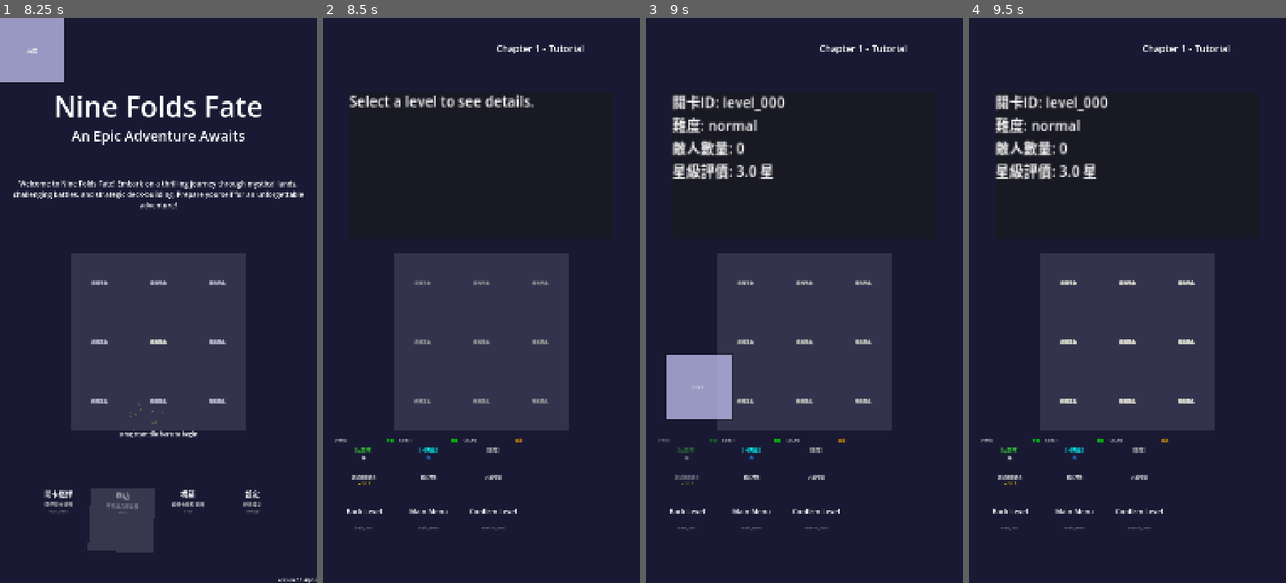
Above: before the commit, frames 1-4 (left to right).
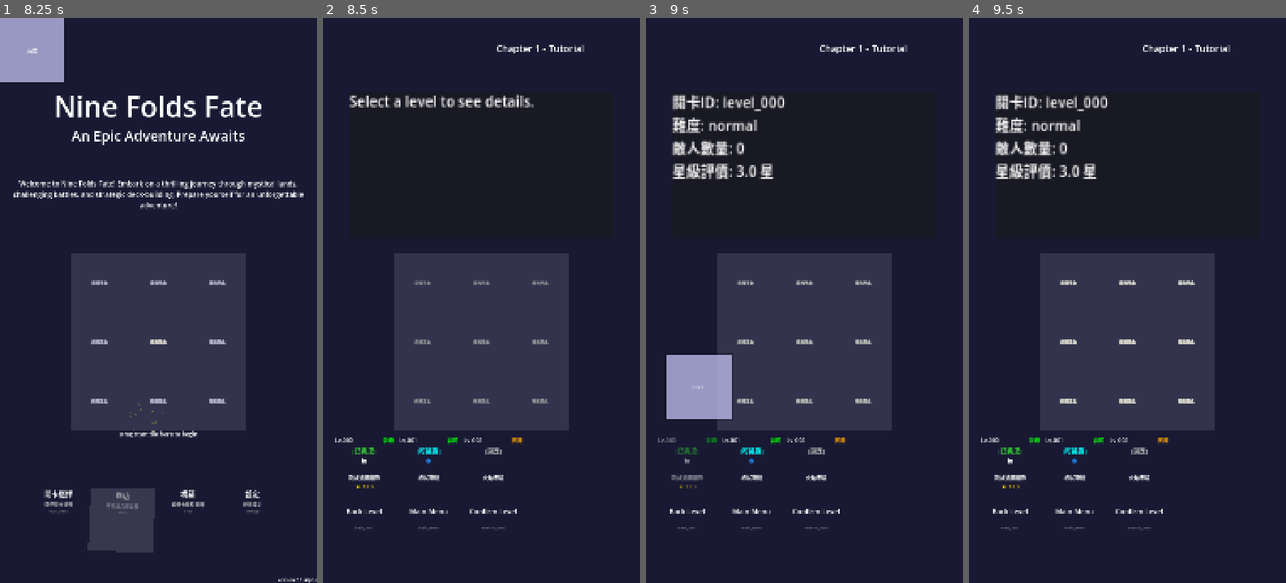
Above: after the commit, the same moments.

Repository: Chenredfish/Ninefold_Fate
Game: Godot game, scene res://main.tscn
The game is run twice, just before and just after one commit, with the same random seed, the same clock (stepped at 60 frames per second) and the same inputs.
Inputs (mouse positions are in pixels of both pictures, inside the frame that each line leads up to):
- Up to frame 1 (8.25 s): tap Enter (ui_accept) every 2.25 s from 0.5 to 7.25 s; drag from (60, 520) to (190, 176) at 0.52 s; drag from (123, 520) to (142, 413) at 1.27 s; move the mouse to (187, 520) at 2.02 s; tap 2 at 2.1 s; click (187, 520) at 2.17 s; drag from (60, 520) to (63, 215) at 2.77 s; drag from (123, 520) to (174, 300) at 3.52 s; drag from (187, 520) to (110, 159) at 4.27 s; move the mouse to (60, 520) at 5.02 s; tap R at 5.1 s; click (60, 520) at 5.17 s; drag from (123, 520) to (95, 328) at 5.77 s; drag from (187, 520) to (190, 176) at 6.52 s; drag from (60, 520) to (142, 413) at 7.27 s; move the mouse to (123, 520) at 8.02 s; tap 1 at 8.1 s; click (123, 520) at 8.17 s
- Up to frame 2 (8.5 s): no input
- Up to frame 3 (9 s): tap Enter (ui_accept) at 8.75 s; drag from (687, 464) to (709, 215) at 8.77 s
- Up to frame 4 (9.5 s): no input

Frame 1 is identical in both runs. In frame 2, 0.6% of the frame differs, in the area x 3-63%, y 74-84%; in frame 3, 0.6%; in frame 4, 0.6%.
Error in both runs: Invalid call. Nonexistent function 'cancel_drag' in base 'Node (DragDropManager.gd)'. (res://scripts/ui/DraggableTile.gd:235)

Commit message:
Feat: 關卡解鎖狀態改從 SaveManager 讀取 + 字體放大
- LevelTile/level_selection 改以 SaveManager progress.levels 為準
- 修正 setup_self_data() 呼叫順序（移至 super._ready() 之前）
- SaveManager default_save "unlocked" 統一改為 "available"
- LevelTile 所有字體放大（12-16 → 18-22）

Co-Authored-By: Claude Sonnet 4.6 <noreply@anthropic.com>

Diff:
--- a/scripts/scenes/level_selection.gd
+++ b/scripts/scenes/level_selection.gd
@@ -199,8 +199,10 @@
 		print("Selected level: ", selected_level_id)
 
 func update_level_details(level_data: Dictionary):
+	var level_id: String = level_data.get("id", "")
+	var status: String = SaveManager.get_value("progress.levels." + level_id + ".status", "locked")
 	#如果關卡鎖住(locked)就不顯示細節
-	if level_data.get("unlock_status", "locked") == "locked":
+	if status == "locked":
 		level_detail_panel.get_child(0).text = "關卡尚未解鎖。"
 		return
 
--- a/scripts/ui/tiles/LevelTile.gd
+++ b/scripts/ui/tiles/LevelTile.gd
@@ -66,11 +66,11 @@
 	# 設置基本屬性
 	tile_type = "level"
 
+	# 資料取出（必須在 super._ready() 之前，setup_style/create_level_content 會用到這些值）
+	setup_self_data()
+
 	# 調用父類初始化
 	super._ready()
-
-	#資料取出
-	setup_self_data()
 
 	# ✅ 預先快取敵人資料，避免後續重複查詢
 	var first_enemy_id = _get_first_enemy_id()
@@ -88,7 +88,7 @@
 
 	print("[LevelTile] 設置樣式，關卡ID：", level_id, " 解鎖狀態：", unlock_status, " 難度：", difficulty)
 	# 根據解鎖狀態設定顏色
-	match self.level_data.get("unlock_status", "locked"):
+	match unlock_status:
 		"locked":
 			style_box.bg_color = Color(0.3, 0.3, 0.3, 0.8)      # 灰色 - 鎖定
 		"available":
@@ -154,7 +154,7 @@
 	level_number_label.text = "Lv." + level_id.replace("level_", "").replace("_", "-")
 	level_number_label.horizontal_alignment = HORIZONTAL_ALIGNMENT_LEFT
 	level_number_label.vertical_alignment = VERTICAL_ALIGNMENT_CENTER
-	level_number_label.add_theme_font_size_override("font_size", 14)
+	level_number_label.add_theme_font_size_override("font_size", 20)
 	level_number_label.add_theme_color_override("font_color", Color.WHITE)
 	level_number_label.mouse_filter = Control.MOUSE_FILTER_IGNORE
 	top_row.add_child(level_number_label)
@@ -169,7 +169,7 @@
 	difficulty_label.text = get_difficulty_text()
 	difficulty_label.horizontal_alignment = HORIZONTAL_ALIGNMENT_RIGHT
 	difficulty_label.vertical_alignment = VERTICAL_ALIGNMENT_CENTER
-	difficulty_label.add_theme_font_size_override("font_size", 12)
+	difficulty_label.add_theme_font_size_override("font_size", 18)
 	difficulty_label.add_theme_color_override("font_color", get_difficulty_color())
 	difficulty_label.mouse_filter = Control.MOUSE_FILTER_IGNORE
 	top_row.add_child(difficulty_label)
@@ -184,7 +184,7 @@
 	status_label.text = get_status_text()
 	status_label.horizontal_alignment = HORIZONTAL_ALIGNMENT_CENTER
 	status_label.vertical_alignment = VERTICAL_ALIGNMENT_CENTER
-	status_label.add_theme_font_size_override("font_size", 16)
+	status_label.add_theme_font_size_override("font_size", 22)
 	status_label.add_theme_color_override("font_color", get_status_color())
 	status_label.mouse_filter = Control.MOUSE_FILTER_IGNORE
 	middle_section.add_child(status_label)
@@ -195,7 +195,7 @@
 		element_label.text = get_element_text()
 		element_label.horizontal_alignment = HORIZONTAL_ALIGNMENT_CENTER
 		element_label.vertical_alignment = VERTICAL_ALIGNMENT_CENTER
-		element_label.add_theme_font_size_override("font_size", 14)
+		element_label.add_theme_font_size_override("font_size", 18)
 		element_label.add_theme_color_override("font_color", get_element_color())
 		element_label.mouse_filter = Control.MOUSE_FILTER_IGNORE
 		middle_section.add_child(element_label)
@@ -214,7 +214,7 @@
 		level_title_label.text = str(level_name)
 	level_title_label.horizontal_alignment = HORIZONTAL_ALIGNMENT_CENTER
 	level_title_label.vertical_alignment = VERTICAL_ALIGNMENT_CENTER
-	level_title_label.add_theme_font_size_override("font_size", 14)
+	level_title_label.add_theme_font_size_override("font_size", 18)
 	level_title_label.add_theme_color_override("font_color", Color.WHITE)
 	level_title_label.autowrap_mode = TextServer.AUTOWRAP_WORD_SMART
 	level_title_label.mouse_filter = Control.MOUSE_FILTER_IGNORE
@@ -226,7 +226,7 @@
 		star_label.text = get_star_text()
 		star_label.horizontal_alignment = HORIZONTAL_ALIGNMENT_CENTER
 		star_label.vertical_alignment = VERTICAL_ALIGNMENT_CENTER
-		star_label.add_theme_font_size_override("font_size", 12)
+		star_label.add_theme_font_size_override("font_size", 18)
 		star_label.add_theme_color_override("font_color", Color.GOLD)
 		star_label.mouse_filter = Control.MOUSE_FILTER_IGNORE
 		bottom_section.add_child(star_label)
@@ -417,7 +417,10 @@
 	return "★ " + str(star_rating) + " / 3"
 
 func setup_self_data():
-	if level_data.has("unlock_status"):
+	var save_level: Dictionary = SaveManager.get_value("progress.levels." + level_id, {})
+	if not save_level.is_empty():
+		unlock_status = save_level.get("status", "locked")
+	elif level_data.has("unlock_status"):
 		unlock_status = level_data["unlock_status"]
 	else:
 		print("[LevelTile] 警告：關卡資料缺少 unlock_status 欄位，使用預設值 'locked'")
--- a/singletons/SaveManager.gd
+++ b/singletons/SaveManager.gd
@@ -133,7 +133,7 @@
 		"progress": {
 			"levels": {
 				"level_000": { "status": "completed", "stars": 3, "clear_count": 1, "cleared_at": today },
-				"level_001": { "status": "unlocked" },
+				"level_001": { "status": "available" },
 				"level_002": { "status": "locked" }
 			}
 		},
